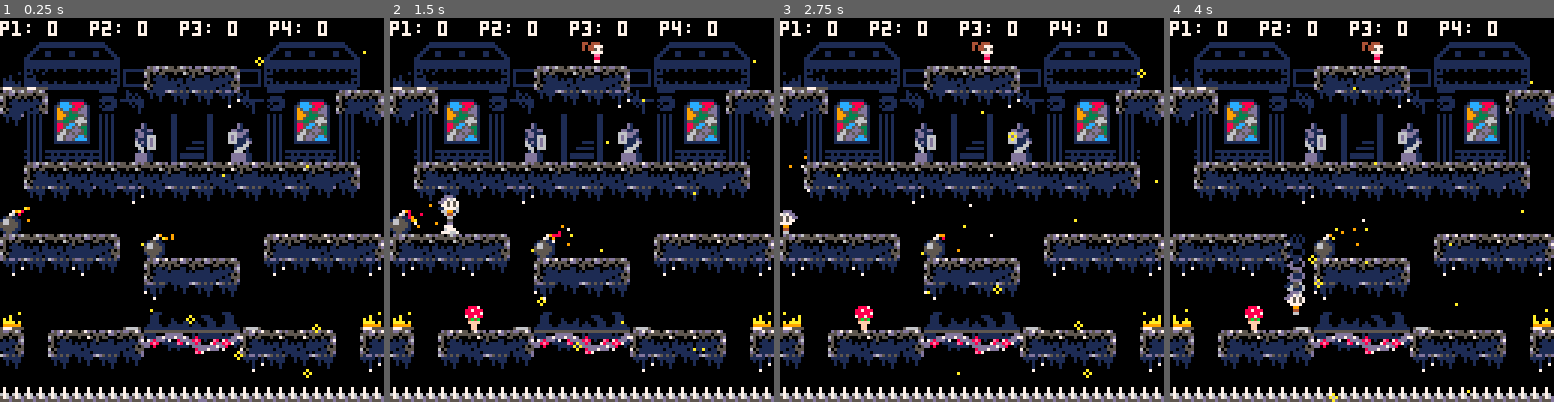
Above: before the commit, frames 1-4 (left to right).
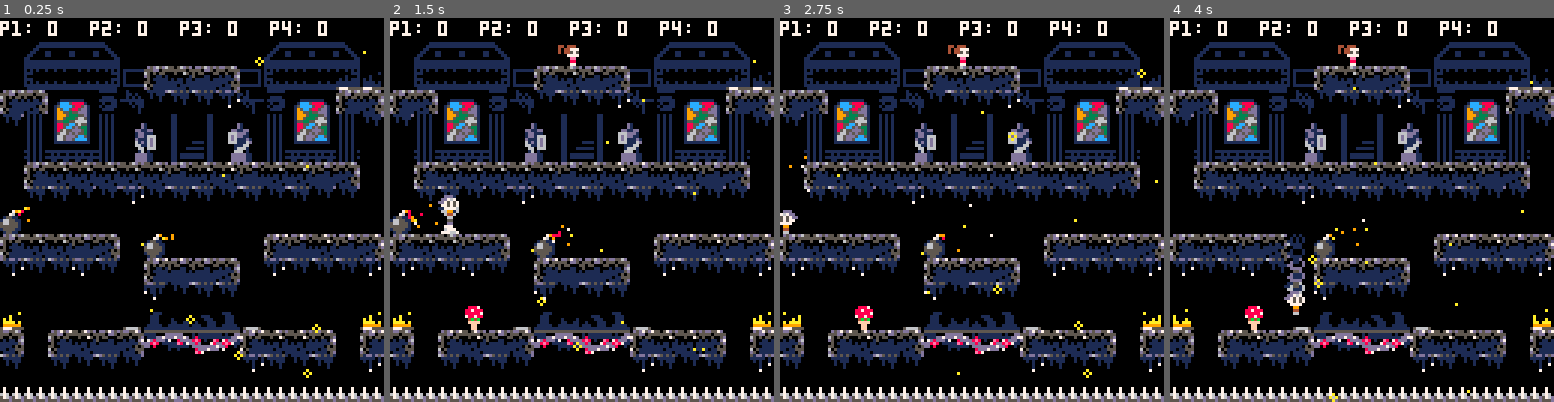
Above: after the commit, the same moments.

Repository: wesen/carts
Game: PICO-8 cartridge games/bump/bump.p8
The game is run twice, just before and just after one commit, with the same random seed, the same clock (stepped at 60 frames per second) and the same inputs.
Inputs:
- Up to frame 1 (0.25 s): no input
- Up to frame 2 (1.5 s): tap O (Z key) at 0.33, 0.7, 1.43 s; tap X (X key) at 1.07 s
- Up to frame 3 (2.75 s): hold Left 1.97-2.37 s; tap X (X key) at 2.07, 2.4, 2.73 s; tap O (Z key) at 2.22 s; hold Down from 2.42 s (still down)
- Up to frame 4 (4 s): release Down at 2.82 s; hold Right 2.87-3.53 s; tap X (X key) at 3.07, 3.4, 3.73 s; tap O (Z key) at 3.1, 3.98 s; hold Up from 3.58 s (still down)

The runs differ from the first frame. In frame 1, 0.5% of the frame differs, in the area x 0-100%, y 14-100%; in frame 2, 0.8%, in the area x 0-100%, y 6-19%; in frame 3, 0.8%; in frame 4, 0.8%.

Commit message:
Fixed sprite for girl

Diff:
--- a/games/bump/bump.p8
+++ b/games/bump/bump.p8
@@ -1983,14 +1983,14 @@
 000700000000700000ffff00004b4b00000ff000000ffff0004b4b00004b4b00004b4b0004b4b000000000000377b33003bb733003bbb33000000dd11dd00000
 0000000000000000000ff000000ff00000f00f00000fff00000ff000000ff000000ff00000ffff000000000000377300003bb300003bb300000001dd11100000
 0000000000000000000ff000000f0f000000000000000000000f0f00000ff00000f00f000000000000000000000370000003b0000003b000000001dd16660000
-00000000000000004404440000000000440444004404440000000000000000000000000000000000000000001777cc111ccc77111ccccc1100000d1116d60000
-0000000000000000404477704404440040447770404477700000000000000000000000000000000000000000177ccc111cc777111ccccc110000061d16d60000
-000000000000000040445750404477700044575040445750000000000000000000000000000000000000000017cccc111c7777111ccccc110000066116d60000
-00000000000000000007777040445750000777700007777000444400000444000044440000444400000000001ccccc1117777c111ccccc110000006606660000
-00000000000000000000ee0000077770000088000000eee704417100004171000441710004417100000000001ccccc111777cc111cccc7110000001601000000
-00000000000000000000880000008800000700700000887004088800004880000008880000088e700000000001cccc10017ccc1001cc771000000dddd1100000
-0000000000000000000077000000707000000000000000000007070000077000007000700000000000000000001ccc00001ccc000017770000000dddd1100000
-00000000000000000000000000000000000000000000000000000000000000000000000000000000000000000001c0000001c0000001700000000dddd1100000
+00000000000000000000000000000000000000000000000000000000000000000000000000000000000000001777cc111ccc77111ccccc1100000d1116d60000
+0000000000000000440444000000000044044400440444000000000000000000000000000000000000000000177ccc111cc777111ccccc110000061d16d60000
+000000000000000040447770440444004044777040447770000000000000000000000000000000000000000017cccc111c7777111ccccc110000066116d60000
+00000000000000004044575040447770004457504044575000000000000000000000000000000000000000001ccccc1117777c111ccccc110000006606660000
+00000000000000000007777040445750000777700007777000444400000444000044440000444400000000001ccccc111777cc111cccc7110000001601000000
+00000000000000000000ee0000077770000088000000eee7044171000041710004417100044171000000000001cccc10017ccc1001cc771000000dddd1100000
+00000000000000000000880000008800000700700000887004088800004880000008880000088e7000000000001ccc00001ccc000017770000000dddd1100000
+00000000000000000000770000007070000000000000000000070700000770000070007000000000000000000001c0000001c0000001700000000dddd1100000
 00000000000000000011110000000000000000000000000000000000000110000000000000000000000000000006600000000000000000000000000000000000
 000000000000000001cccc1000cccc00000000000011110000011000001cc1000000000000000000000000000066000000000000000000000000000000000000
 00000000000000001cccccc10cc77cc0001cc10001cccc10001cc10001c77c100000000000000000000000000660000000000000006000000000000000000000
@@ -2174,8 +2174,8 @@
 000000000040420000000000410000001770014500420000007100000001000042000000002e00000000000001000000012700280029002a002b002c002d012e70000001004200000000420001000070000000000000000000000000000000000000000000000000000000000000000000000000000000000000000000000000
 0000010000000000000000000001000041414141414141414140404040404040404044404041414141404040404040404040404040404040404040404040404040404040404040404040404040404040400000000000000000000000000000000000000000000000000000000000000000000000000000000000000000000000
 0000000000000000000000000000000000000000000000000000000000000000000000000000000000000000000000000000000000000000000000000000000000000000000000000000000000000000000000000000000000000000000000000000000000000000000000000000000000000000000000000000000000000000
-0000141515160000010100001415151600141515160000010100001415151600000000000000000000000000000000000000000000000000000000000000000000000000000000000000000000000000000000000000000000000000000000000000000000000000000000000000000000000000000000000000000000000000
-c8c81b1c1c1d1e656667683f1b1c1c1dc81b1c1c1d1e656667683f1b1c1c1dc8000000000000000000000000000000000000000000000000000000000000000000000000000000000000000000000000000000000000000000000000000000000000000000000000000000000000000000000000000000000000000000000000
+0014151516000001010000141515160000141515160000010100001415151600000000000000000000000000000000000000000000000000000000000000000000000000000000000000000000000000000000000000000000000000000000000000000000000000000000000000000000000000000000000000000000000000
+001b1c1c1d1e656667683f1b1c1cc8c8c81b1c1c1d1e656667683f1b1c1c1dc8000000000000000000000000000000000000000000000000000000000000000000000000000000000000000000000000000000000000000000000000000000000000000000000000000000000000000000000000000000000000000000000000
 6568474846496c69696a4e46474865686568474846496c69696a4e4647486568000000000000000000000000000000000000000000000000000000000000000000000000000000000000000000000000000000000000000000000000000000000000000000000000000000000000000000000000000000000000000000000000
 6c4f50544f8e8f5758aeaf4f50544f6c6c4f50544f8e8f5758aeaf4f50544f6c000000000000000000000000000000000000000000000000000000000000000000000000000000000000000000000000000000000000000000000000000000000000000000000000000000000000000000000000000000000000000000000000
 00595a5b5c9e9f5f63bebf645a5b640000595a5b5c9e9f5f63bebf645a5b6400000000000000000000000000000000000000000000000000000000000000000000000000000000000000000000000000000000000000000000000000000000000000000000000000000000000000000000000000000000000000000000000000
